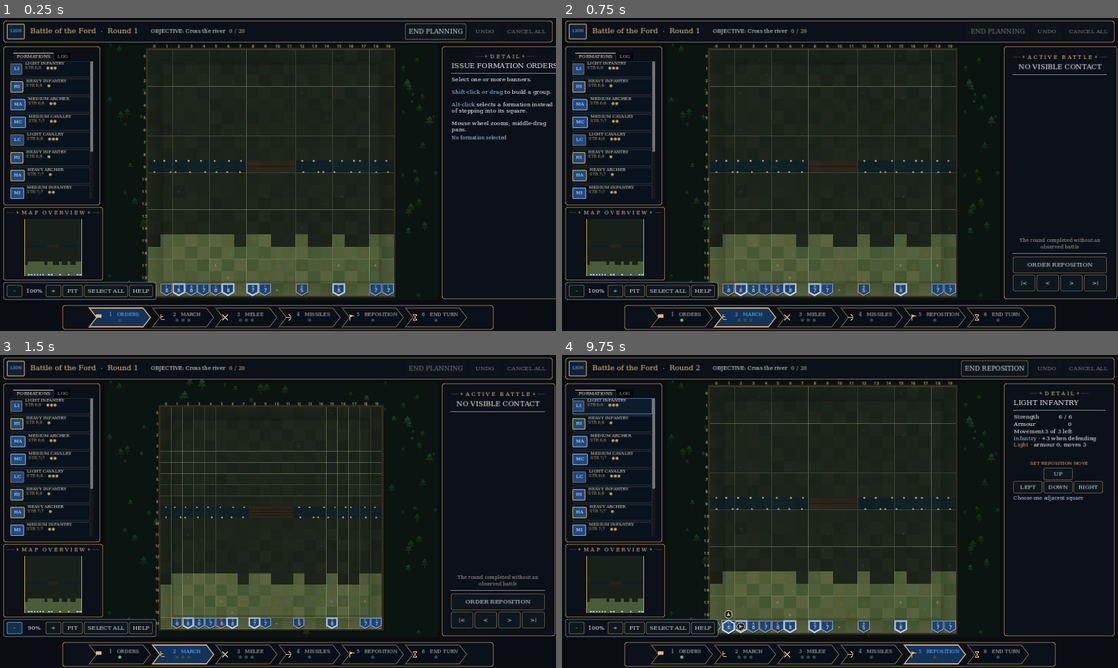
Above: before the commit, frames 1-4 (two rows, left to right).
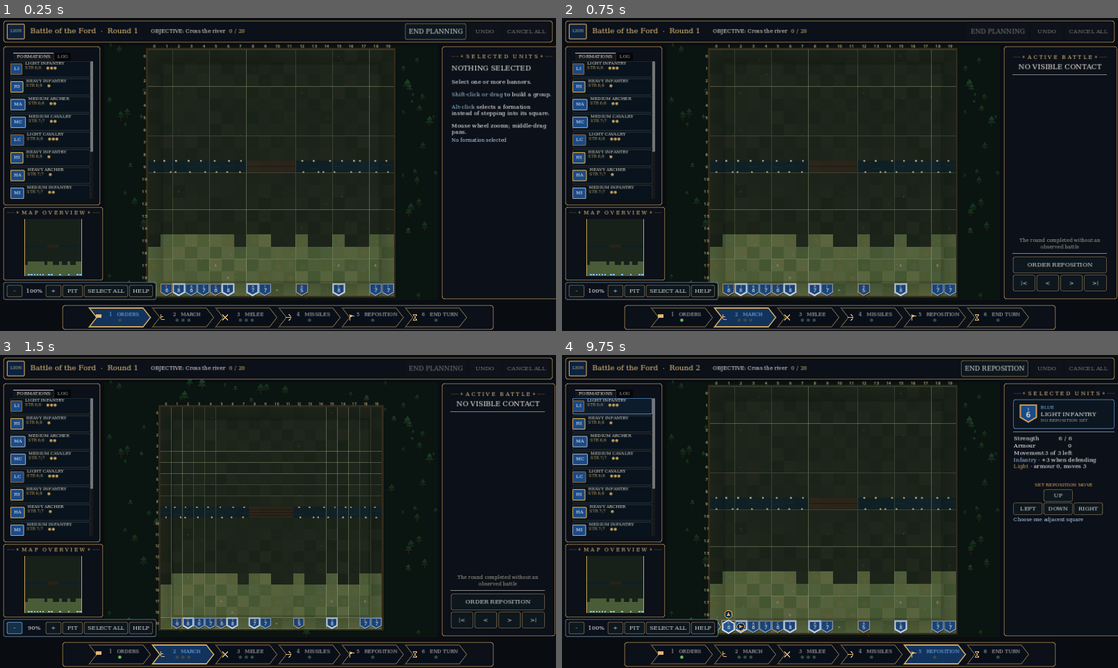
Above: after the commit, the same moments.

Repository: lucashald/stratego
Game: Godot game, scene res://scenes/main.tscn
Same seed, same stepped clock (60 frames per second), same inputs: the game is played once before the commit and once after it.
Inputs (mouse positions are in pixels of both pictures, inside the frame that each line leads up to):
- Up to frame 1 (0.25 s): no input
- Up to frame 2 (0.75 s): click "END PLANNING" at 0.5 s
- Up to frame 3 (1.5 s): click "-" at 1.25 s
- Up to frame 4 (9.75 s): click "+" at 2 s; click "FIT" at 2.75 s; click "SELECT ALL" at 3.5 s; click "ORDER REPOSITION" at 4.25 s; click "END REPOSITION" at 5 s; click "NEXT ROUND" at 5.75 s; click "END PLANNING" at 6.5 s; click "|<" at 7.25 s; click "<" at 8 s; click ">" at 8.75 s; click (612, 405) at 9.52 s

The runs differ from the first frame. In frame 1, 1.8% of the frame differs, in the area x 81-100%, y 11-40%; in frame 2, nothing differs; in frame 3, nothing differs; in frame 4, 2.6%, in the area x 81-100%, y 8-90%.

Commit message:
Show the selection as the same banner cards a battle uses
The right region is one panel showing one kind of thing at two points in
the round, but the two halves had nothing in common: a battle drew
shields and the selection wrote BBCode. Selected formations are now
cards carrying the army, the name, and the order standing against them,
so the panel reads the same either side of END PLANNING.

A long selection is summarised past four cards rather than listed, since
select-all would otherwise push the group stats off the panel.

The screenshot harness learned --select so the panel can be checked in
all three of its states.

Co-Authored-By: Claude Opus 5 <noreply@anthropic.com>

Diff:
--- a/new/scripts/main.gd
+++ b/new/scripts/main.gd
@@ -49,6 +49,8 @@
 var timeline_labels: Array[Label] = []
 var inspector_panel: PanelContainer
 var inspector_title: Label
+var inspector_cards: VBoxContainer
+const SELECTION_CARD_LIMIT := 4
 var inspector_stats: RichTextLabel
 var inspector_order: Label
 var group_move_controls: VBoxContainer
@@ -540,11 +542,15 @@
 	var box := VBoxContainer.new()
 	box.add_theme_constant_override("separation", 7)
 	margin.add_child(box)
-	box.add_child(_ornate_header("DETAIL"))
+	box.add_child(_ornate_header("SELECTED UNITS"))
+	inspector_cards = VBoxContainer.new()
+	inspector_cards.add_theme_constant_override("separation", 5)
+	box.add_child(inspector_cards)
 	inspector_title = Label.new()
 	inspector_title.add_theme_font_size_override("font_size", 20)
 	inspector_title.add_theme_color_override("font_color", Color("#f3eee5"))
 	box.add_child(inspector_title)
+	inspector_title.visible = true
 	box.add_child(HSeparator.new())
 	inspector_stats = RichTextLabel.new()
 	inspector_stats.bbcode_enabled = true
@@ -1387,7 +1393,7 @@
 ## One side of a battle as a banner card: the same shield the board draws, the
 ## formation's name, and its army. Two of these facing each other say who is
 ## fighting before a single number has to be read.
-func _battle_side_card(piece: Dictionary) -> Control:
+func _battle_side_card(piece: Dictionary, footer: String = "") -> Control:
 	var tint: Color = board_view._player_colors(int(piece.player)).edge
 	var card := PanelContainer.new()
 	card.add_theme_stylebox_override("panel", _panel_style(Color("#0b1620"), Color(tint, 0.55), 1, 6))
@@ -1418,7 +1424,7 @@
 	name_label.add_theme_color_override("font_color", Color("#f3eee5"))
 	column.add_child(name_label)
 	var starting := Label.new()
-	starting.text = "STARTING STRENGTH  %d" % int(piece.max_strength)
+	starting.text = footer if footer != "" else "STARTING STRENGTH  %d" % int(piece.max_strength)
 	starting.add_theme_font_size_override("font_size", 12)
 	starting.add_theme_color_override("font_color", Color("#a9a294"))
 	column.add_child(starting)
@@ -1991,15 +1997,52 @@
 	inspector_order.text = "Examined · identity unknown"
 
 
+## The selection as banner cards. A long selection is summarised rather than
+## listed: past a handful the cards stop being readable and start being a wall.
+func _refresh_inspector_cards() -> void:
+	for child in inspector_cards.get_children(): child.queue_free()
+	if board_view == null or game == null: return
+	var ids: Array = board_view.selected_piece_ids
+	if ids.is_empty() and examined_piece_id >= 0 and examined_piece_id < game.pieces.size():
+		ids = [examined_piece_id]
+	for index in mini(ids.size(), SELECTION_CARD_LIMIT):
+		var piece_id := int(ids[index])
+		if piece_id < 0 or piece_id >= game.pieces.size(): continue
+		inspector_cards.add_child(_battle_side_card(game.pieces[piece_id], _order_footer(piece_id)))
+	if ids.size() > SELECTION_CARD_LIMIT:
+		var more := Label.new()
+		more.horizontal_alignment = HORIZONTAL_ALIGNMENT_CENTER
+		more.text = "+ %d more selected" % (ids.size() - SELECTION_CARD_LIMIT)
+		more.add_theme_font_size_override("font_size", 13)
+		more.add_theme_color_override("font_color", Color("#a9a294"))
+		inspector_cards.add_child(more)
+
+
+## What a formation has been told to do, in the space the battle card gives to
+## starting Strength.
+func _order_footer(piece_id: int) -> String:
+	var order := game.order_for_piece(piece_id)
+	if game.phase == StrategoGame.PHASE_LEFTOVER_PLANNING:
+		var leftover: Vector2i = order.get("leftover", Vector2i(-1, -1))
+		return "REPOSITION TO %s" % str(leftover) if leftover.x >= 0 else "NO REPOSITION SET"
+	if order.is_empty(): return "NO ORDER ISSUED"
+	var path: Array = order.get("path", [])
+	var aimed: Vector2i = order.get("ranged_target", Vector2i(-1, -1))
+	if aimed.x >= 0: return "AIMED AT %s" % str(aimed)
+	return "ORDERED  %d IMPULSE%s" % [path.size(), "" if path.size() == 1 else "S"]
+
+
 func _update_inspector() -> void:
 	_refresh_roster()
+	_refresh_inspector_cards()
+	inspector_title.visible = true
 	if examined_piece_id >= 0 and examined_piece_id < game.pieces.size() and board_view != null and board_view.selected_piece_ids.is_empty():
 		_show_examined(game.pieces[examined_piece_id])
 		return
 	if group_move_controls != null:
 		group_move_controls.visible = board_view != null and board_view.interaction_enabled and not board_view.selected_piece_ids.is_empty()
 	if board_view == null or game == null or board_view.selected_piece_ids.is_empty():
-		inspector_title.text = "ISSUE FORMATION ORDERS"
+		inspector_title.text = "NOTHING SELECTED"
 		inspector_stats.text = "Select one or more banners.\n\n[color=#9fc8e8]Shift-click or drag[/color] to build a group.\n\n[color=#9fc8e8]Alt-click[/color] selects a formation instead of stepping into its square.\n\nMouse wheel zooms; middle-drag pans."
 		inspector_order.text = "No formation selected"
 		return
@@ -2025,7 +2068,8 @@
 	if id < 0 or id >= game.pieces.size():
 		return
 	var piece: Dictionary = game.pieces[id]
-	inspector_title.text = "%s %s" % [String(piece.weight).to_upper(), String(piece.role).to_upper()]
+	inspector_title.visible = false
+	inspector_title.text = ""
 	inspector_stats.text = _formation_detail(piece)
 	var order := game.order_for_piece(id)
 	if game.phase == StrategoGame.PHASE_LEFTOVER_PLANNING:
--- a/new/scripts/screenshot.gd
+++ b/new/scripts/screenshot.gd
@@ -19,6 +19,7 @@
 var _tab := -1
 var _rounds := 0
 var _spectate := false
+var _select := 0
 var _played := 0
 
 
@@ -38,6 +39,8 @@
 	_rounds = int(arguments.get("rounds", "0"))
 	# Both sides driven by the bot, so battles actually happen unattended.
 	_spectate = String(arguments.get("spectate", "0")) == "1"
+	# Select a few of the viewer's formations so the detail panel has content.
+	_select = int(arguments.get("select", "0"))
 	# In a SceneTree script `root` is the Window itself.
 	root.size = Vector2i(int(arguments.get("width", 1600)), int(arguments.get("height", 900)))
 	var packed: PackedScene = load("res://scenes/main.tscn")
@@ -65,6 +68,14 @@
 	if _started and _reveal and _main.get("board_view") != null:
 		_main.board_view.reveal_all = true
 		_main.board_view.queue_redraw()
+	if _select > 0 and _started and _counted == 5 and _main.get("board_view") != null:
+		var chosen: Array[int] = []
+		for piece in _main.game.pieces:
+			if int(piece.player) == StrategoGame.BLUE and bool(piece.alive) and chosen.size() < _select:
+				chosen.append(int(piece.id))
+		_main.board_view.selected_piece_ids = chosen
+		if not chosen.is_empty(): _main.board_view.selected_piece_id = chosen[0]
+		_main._update_inspector()
 	if _tab >= 0 and _main.get("left_tabs") != null:
 		_main.left_tabs.current_tab = _tab
 	# One round per handful of frames: end planning, skip its playback, repeat.
